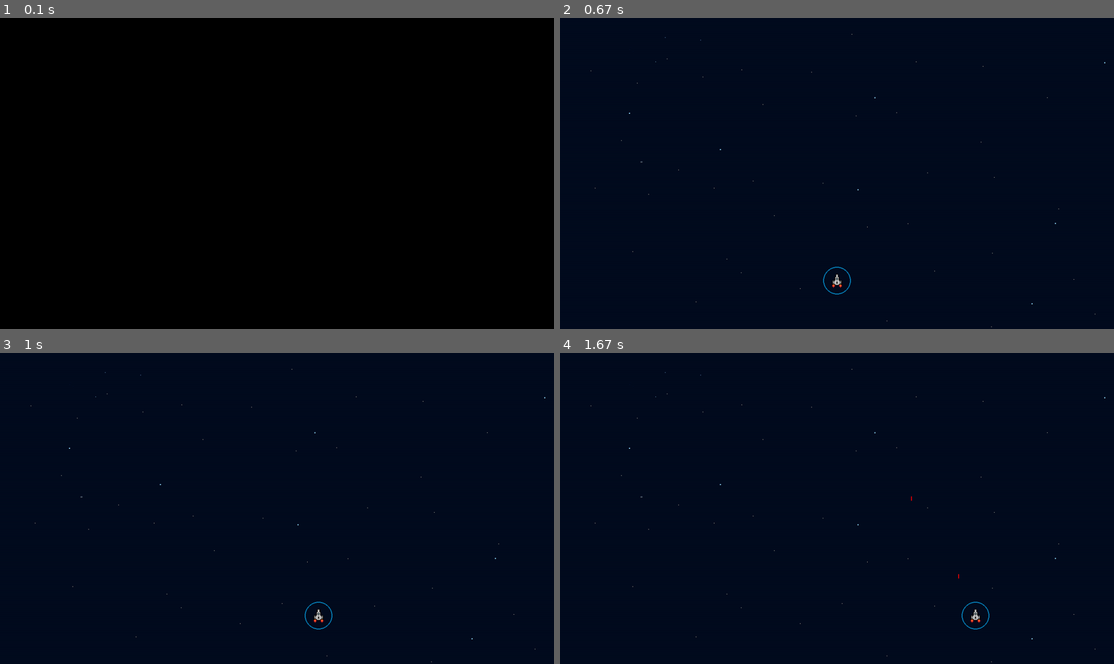
Above: before the commit, frames 1-4 (two rows, left to right).
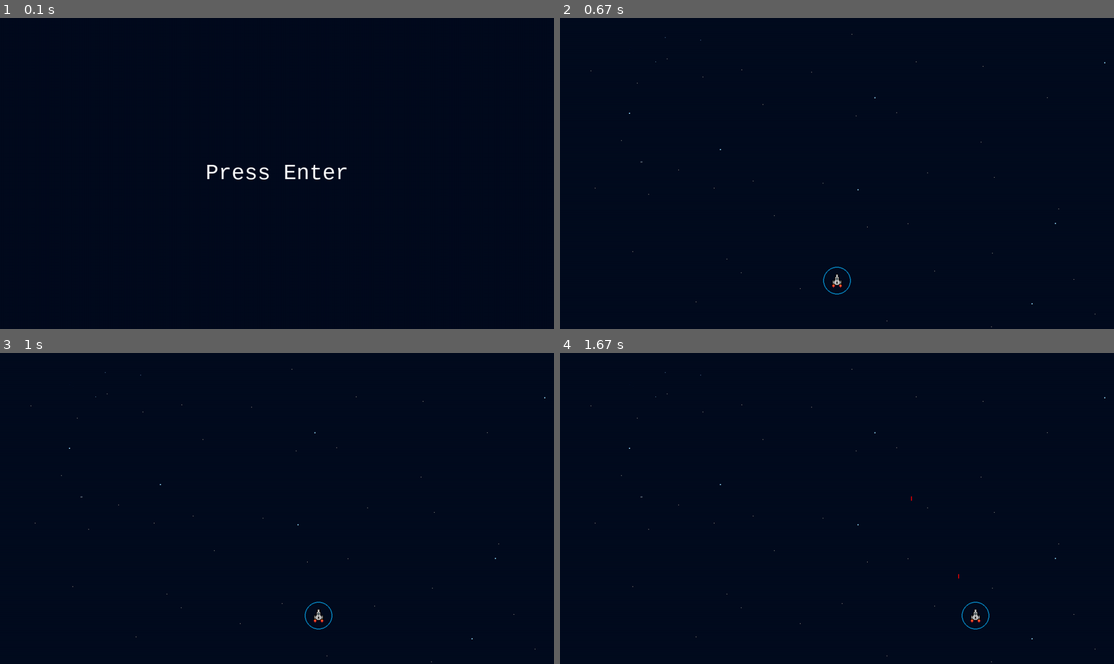
Above: after the commit, the same moments.

Repository: dagrooms52/SpaceBattle
Game: pygame game, started from Source/Code/main.py
Same seed, same stepped clock (60 frames per second), same inputs: the game is played once before the commit and once after it.
Inputs:
- Up to frame 1 (0.1 s): no input
- Up to frame 2 (0.67 s): tap Enter at 0.33 s
- Up to frame 3 (1 s): hold Right from 0.67 s (still down)
- Up to frame 4 (1.67 s): release Right at 1.13 s; hold Right 1.17-1.63 s; tap Space at 1.23, 1.53 s

The runs differ from the first frame. In frame 1, 100% of the frame differs, in the area x 0-100%, y 0-100%; in frame 2, nothing differs; in frame 3, nothing differs; in frame 4, nothing differs.

Commit message:
Start screen with instructions
Made a start screen that instructs player to press enter to start. Also
added new screenshot.

Diff:
--- a/Source/Code/main.py
+++ b/Source/Code/main.py
@@ -15,6 +15,7 @@
 font = pygame.font.SysFont('Calibri', 25, True, False)
 
 pygame.display.set_caption("Space Invaders")
+pygame.mouse.set_visible(False)
 pause = False
 done = False
 clock = pygame.time.Clock()
--- a/Source/Code/screens.py
+++ b/Source/Code/screens.py
@@ -14,12 +14,16 @@
 
 class StartMenu(BaseScreen):
     def __init__(self, screen):
+        self.screen = screen
         self.width = screen.get_width()
         self.height = screen.get_height()
         self.bgRGB = (34, 49, 63) #ebony
+        self.spaceRGB = (3, 11, 30)
         self.buttonRGB = (218, 223, 225)
         self.highlightRGB = (25, 181, 254)
-        self.form = ui.Form(10, 10)
+
+        self.form = ui.Form(screen, self.spaceRGB,
+                    "Press Enter")
 
     def draw(self, instructions):
         self.form.draw()
--- a/Source/Code/ui.py
+++ b/Source/Code/ui.py
@@ -4,23 +4,24 @@
 import pygame
 
 class Form(pygame.sprite.Sprite):
-    def __init__(self, xpos, ypos):
+    def __init__(self, screen, color, title="default"):
         pygame.sprite.Sprite.__init__(self)
-        self.width = 20
-        self.height = 20
-        self.x = xpos
-        self.y = ypos
-
-        self.image = pygame.Surface([self.x, self.y])
-        self.image.fill((34, 49, 63))
+        self.title = title
+        self.screen = screen
+        self.width = screen.get_width()
+        self.height = screen.get_height()
+        self.color = color
 
     def draw(self):
-        pygame.draw.rect(self.image, (34, 49, 63),
-                         pygame.Rect((self.x, self.y),
-                                    (self.width, self.height)))
-        self.rect = self.image.get_rect()
-        self.rect.x = self.x
-        self.rect.y = self.y
+        pygame.draw.rect(self.screen, self.color,
+                         pygame.Rect((0, 0),
+                        (self.width, self.height)))
+
+        myfont = pygame.font.SysFont("monospace", 50)
+        label = myfont.render(self.title, 1, (255, 255, 255))
+        self.screen.blit(label,
+                        (self.width/2 - myfont.size(self.title)[0]/2,
+                        self.height/2 - myfont.size(self.title)[1]/2))
 
 class Label:
     def __init__(self):
Binary file added: Screenshots/NewbgBattle.png
